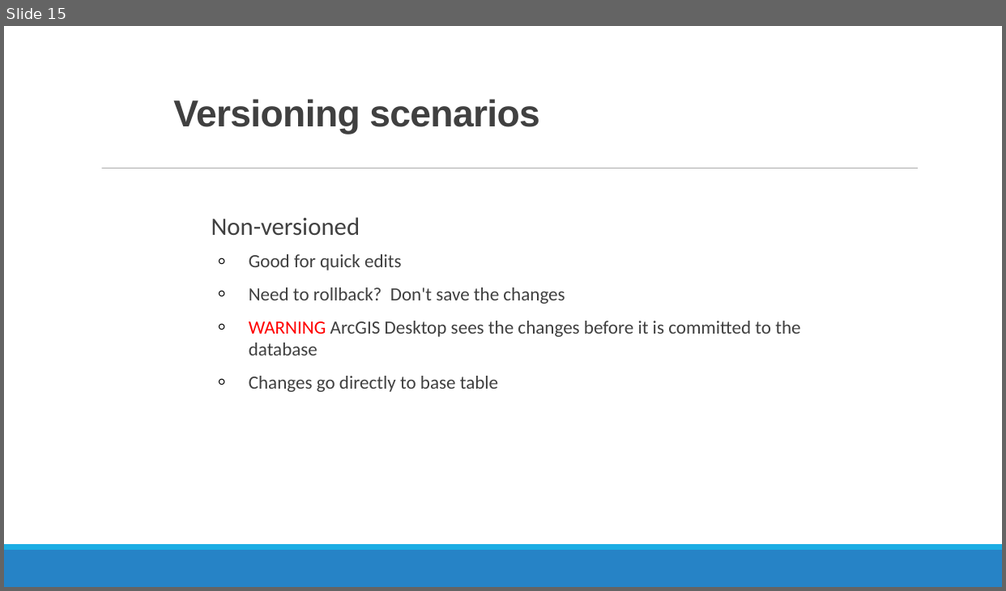
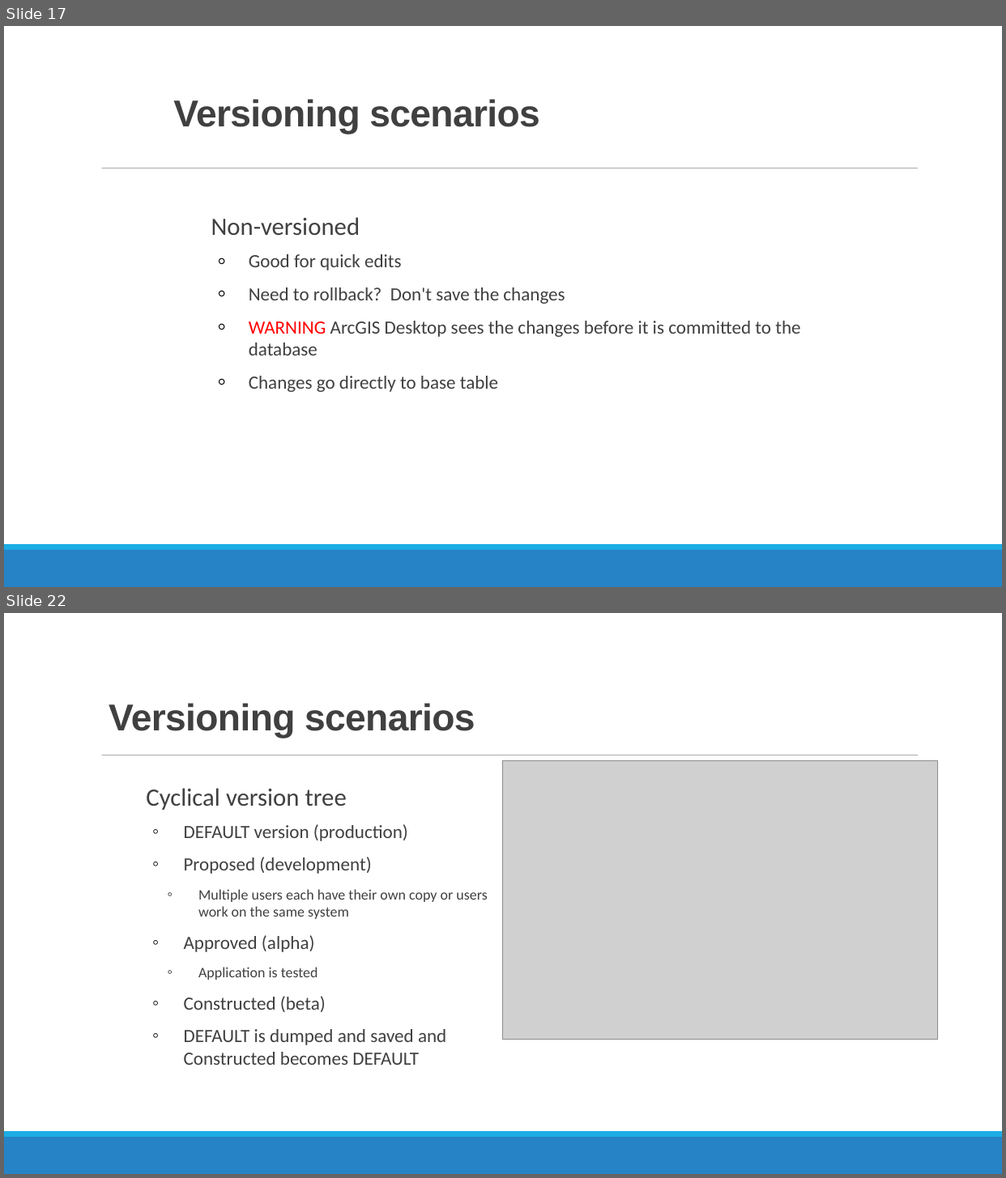
Before and after one commit to MGIS-UMN/GIS5577_week9, a slide deck: Database_Administration.odp. Shown one above the other, each under a label of ours: slide 15 before the commit, slides 17 and 22 after it; the slides between them are not shown. The pictures are 1006x591 and 1006x1178 pixels, drawn with LibreOffice and Linux fonts; fonts in the diff are those of the drawing; grey boxes stand for pictures. Boxes give left, top, right and bottom in pixels: in the first picture for what was removed or moved away, otherwise in the second. Text is boxed around its words. In the diff, an @@ line names an element or a change of style, - is before the commit and + after.

```diff
--- a/Database_Administration.odp
+++ b/Database_Administration.odp
@@ slide 22 added at (4,613,1002,1174), background #FFFFFF; not listed: 3 template elements that a slide beside it also shows @@
@@ title added at (108,703,475,739), 36 pt, text #404040, bold @@
+Versioning scenarios
@@ picture added at (503,760,938,1039) @@
@@ text added at (146,788,487,1065), 18 pt, text #404040 @@
+  Cyclical version tree
+  ◦ DEFAULT version (production)
+  ◦ Proposed (development)
+    ◦ Multiple users each have their own copy or users work on the same system
+  ◦ Approved (alpha)
+    ◦ Application is tested
+  ◦ Constructed (beta)
+  ◦ DEFAULT is dumped and saved and Constructed becomes DEFAULT
@@ what was slide 15 is now slide 17 @@
```
Also in this commit, not shown: 8 slides changed, 5 other slides added, 2 slides removed, 1 other file.
